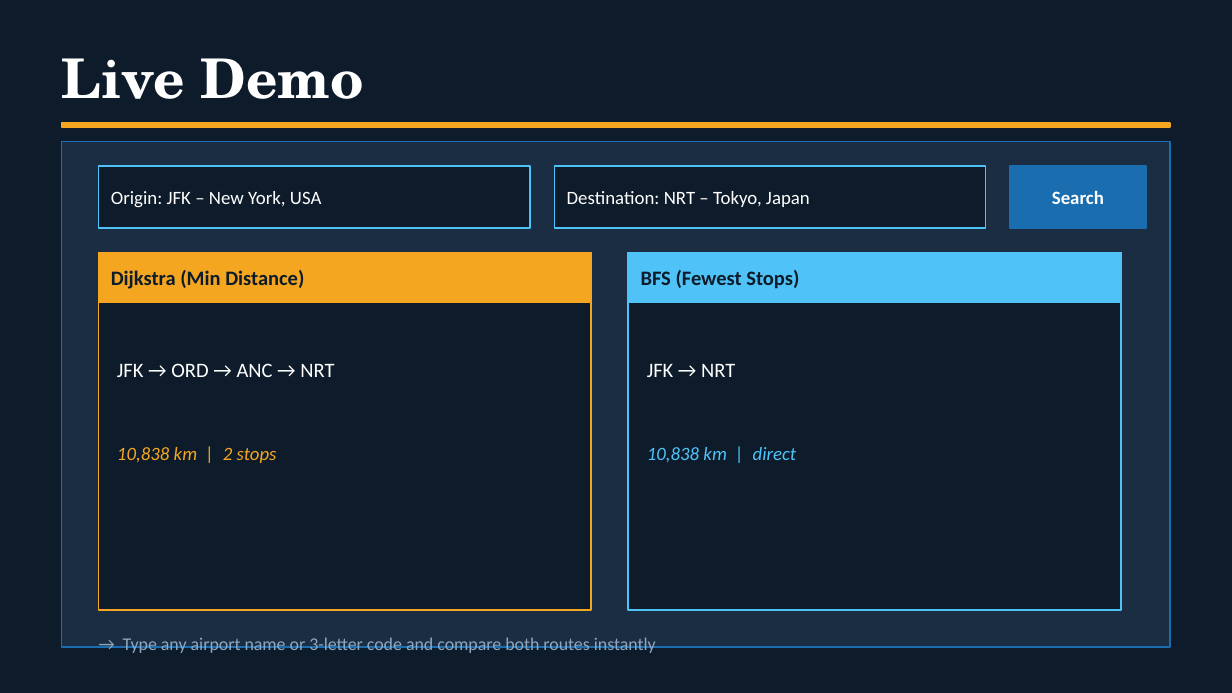
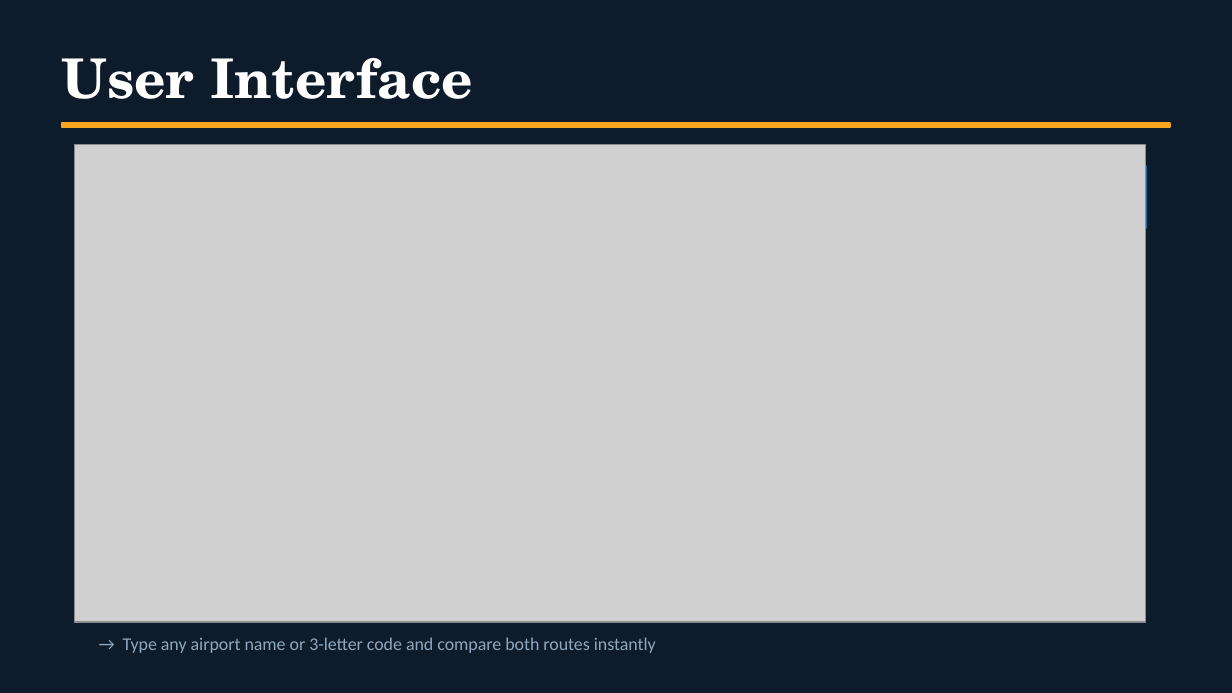
Before and after one commit to vjain0812/flight_route_shortest_path_finder, a slide deck: slide 5 of files/presentation.pptx. Drawn at 1232x693 pixels with LibreOffice and Linux fonts; fonts in the diff are those of the drawing; grey boxes stand for pictures. Boxes give left, top, right and bottom in pixels: in the first picture for what was removed or moved away, otherwise in the second. Text is boxed around its words. In the diff, an @@ line names an element or a change of style, - is before the commit and + after.

Commit message:
updates to presentation files

```diff
--- a/files/presentation.pptx
+++ b/files/presentation.pptx
@@ text at box(62, 58, 473, 99): text changed @@
-Live Demo
+User Interface
@@ rectangle removed at box(62, 142, 1170, 647) @@
@@ picture added at box(74, 144, 1146, 622) @@
@@ rectangle removed at box(99, 166, 530, 228) @@
@@ rectangle removed at box(554, 166, 986, 228) @@
@@ text removed at box(111, 191, 322, 208) @@
-Origin: JFK – New York, USA
@@ text removed at box(567, 191, 810, 207) @@
-Destination: NRT – Tokyo, Japan
@@ text removed at box(1052, 190, 1104, 204) @@
-Search
@@ rectangle removed at box(99, 253, 591, 610) @@
@@ rectangle removed at box(99, 253, 591, 302) @@
@@ rectangle removed at box(628, 253, 1121, 610) @@
@@ rectangle removed at box(628, 253, 1121, 302) @@
@@ text removed at box(111, 270, 304, 289) @@
-Dijkstra (Min Distance)
@@ text removed at box(641, 270, 799, 289) @@
-BFS (Fewest Stops)
@@ text removed at box(117, 363, 334, 377) @@
-JFK → ORD → ANC → NRT
@@ text removed at box(647, 364, 735, 377) @@
-JFK → NRT
@@ text removed at box(117, 447, 277, 463) @@
-10,838 km | 2 stops
@@ text removed at box(647, 447, 797, 462) @@
-10,838 km | direct
```
